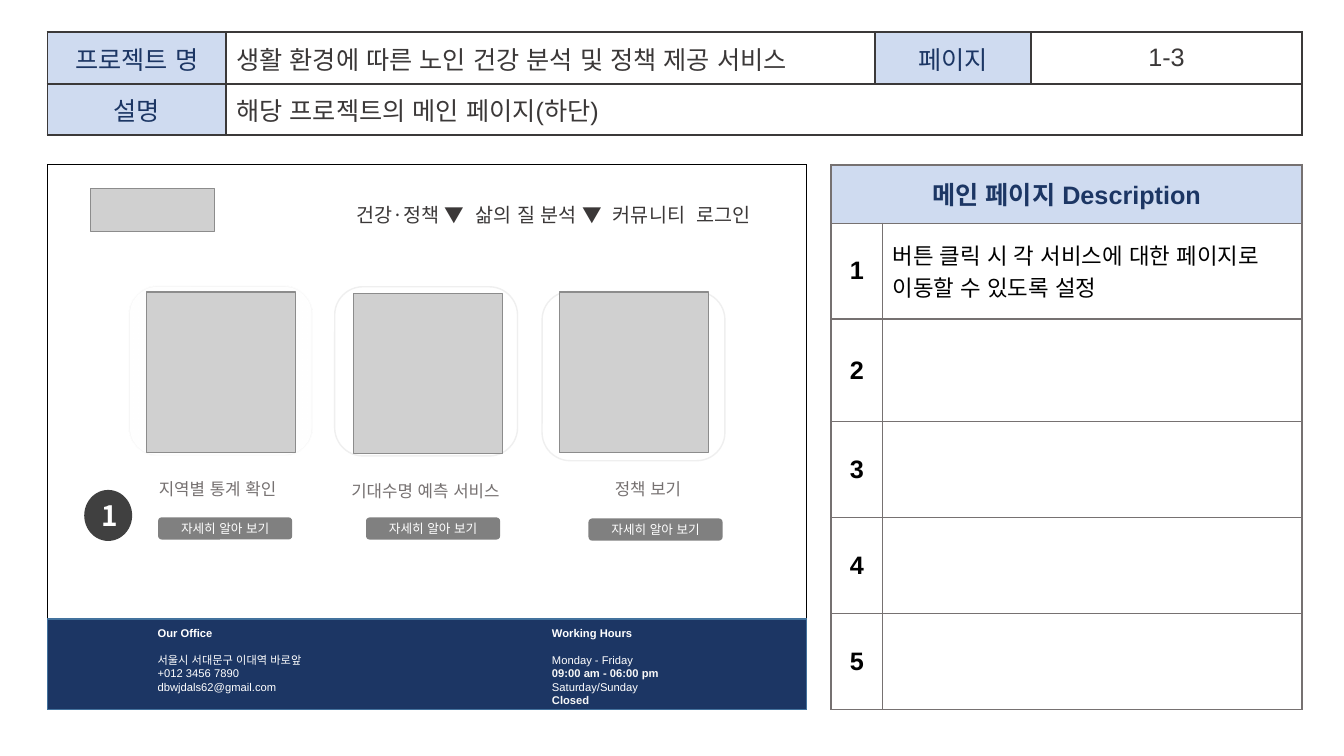
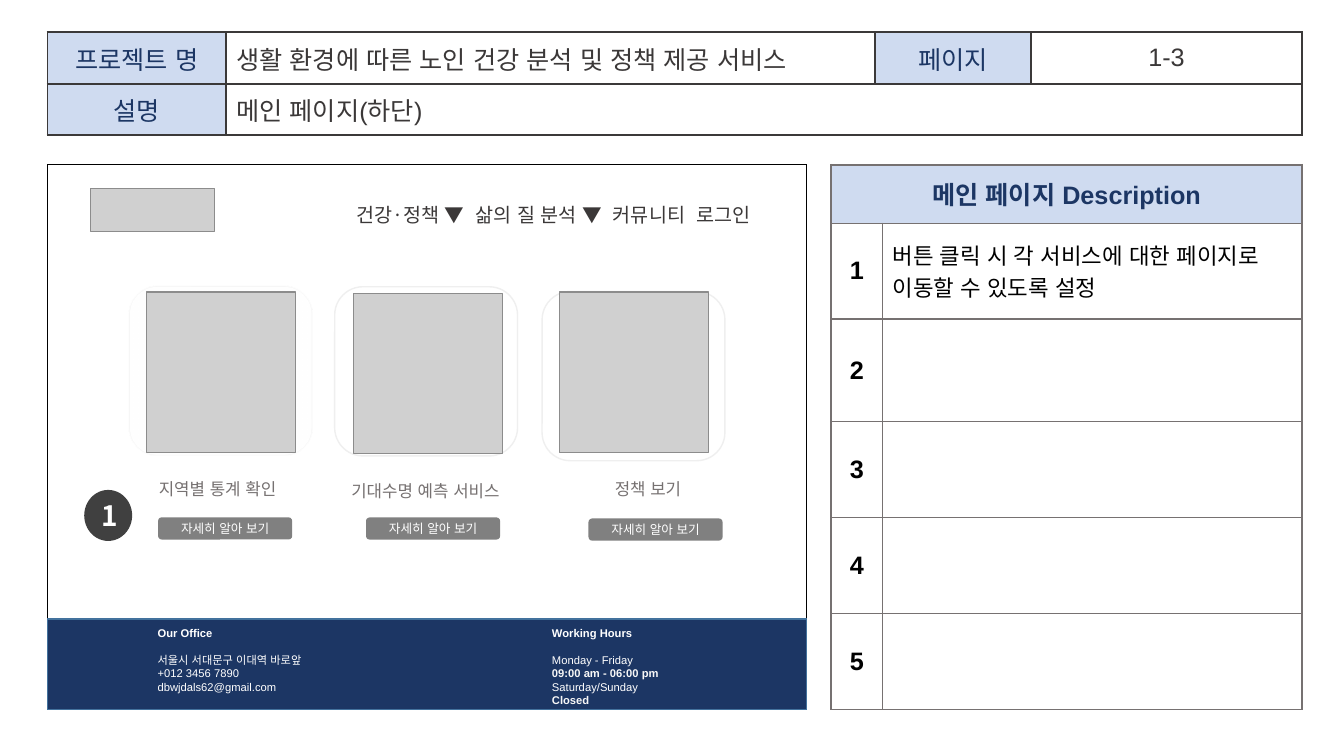
Before and after one commit to p1p2p1/Project_DLT, a slide deck: slide 8 of project_1/4. 화면설계서/2조_화면설계서_V0.7.pptx. Drawn at 1344x756 pixels with LibreOffice and Linux fonts; fonts in the diff are those of the drawing; grey boxes stand for pictures. Boxes give left, top, right and bottom in pixels: in the first picture for what was removed or moved away, otherwise in the second. Text is boxed around its words. In the diff, an @@ line names an element or a change of style, - is before the commit and + after.

```diff
--- a/project_1/4. 화면설계서/2조_화면설계서_V0.7.pptx
+++ b/project_1/4. 화면설계서/2조_화면설계서_V0.7.pptx
@@ table at (x1=47, y1=32, x2=1303, y2=283) @@
-row 2, column 2: 해당 프로젝트의 메인 페이지(하단)
+row 2, column 2: 메인 페이지(하단)
```
Also in this commit, not shown: 15 other slides changed.
